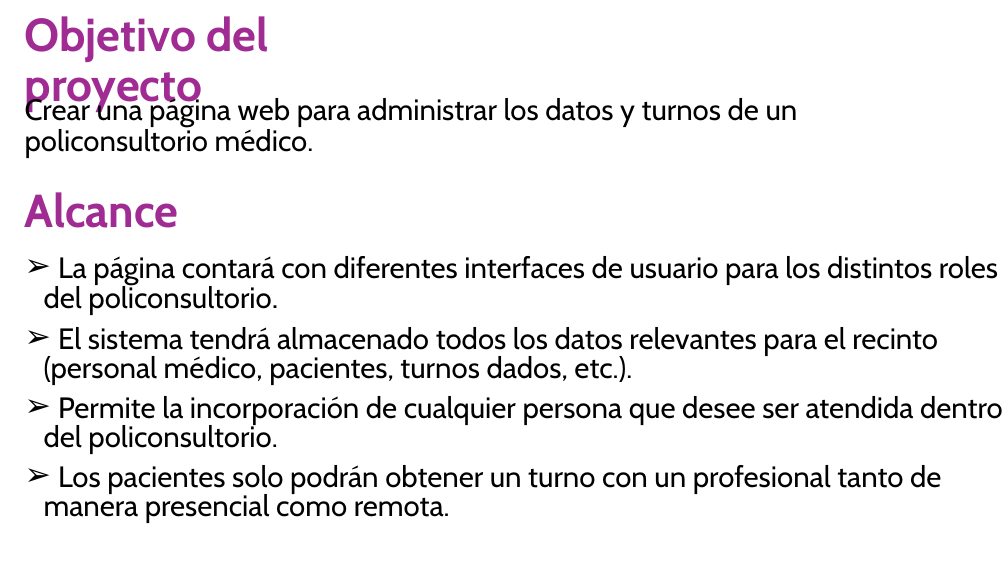
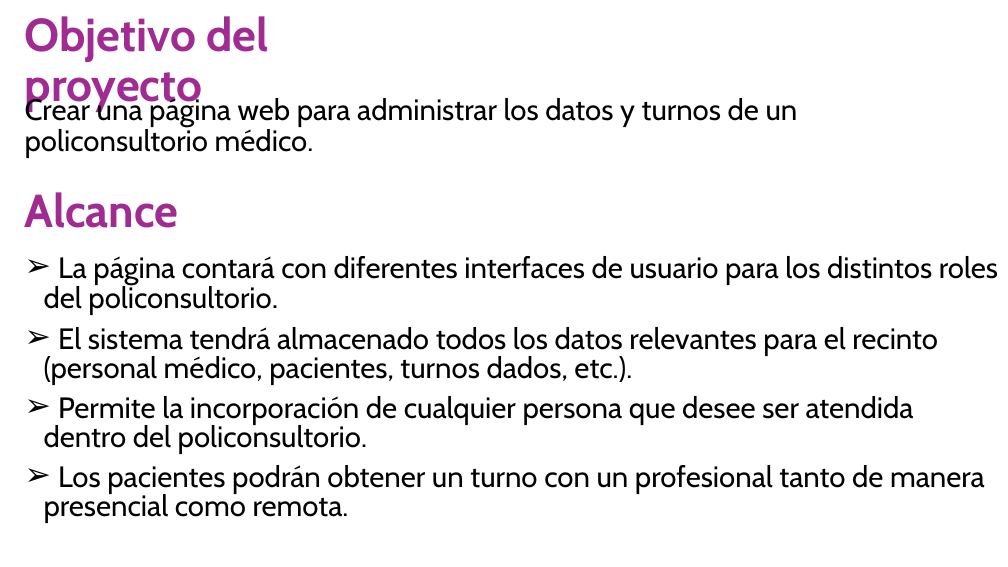
Before and after one commit to JBBallini/Policonsultorio-Medico, a slide deck: slide 2 of Documentos/Presentacion2 - S.G.A.P.pptx. Drawn at 1008x567 pixels with LibreOffice and Linux fonts; fonts in the diff are those of the drawing. Boxes give left, top, right and bottom in pixels: in the first picture for what was removed or moved away, otherwise in the second. Text is boxed around its words. In the diff, an @@ line names an element or a change of style, - is before the commit and + after.

```diff
--- a/Documentos/Presentacion2 - S.G.A.P.pptx
+++ b/Documentos/Presentacion2 - S.G.A.P.pptx
@@ text at [44,465,985,523]: text changed @@
-➢ Los pacientes solo podrán obtener un turno con un profesional tanto de manera presencial como remota.
+➢ Los pacientes podrán obtener un turno con un profesional tanto de manera presencial como remota.
```
Also in this commit, not shown: 2 other slides changed, 1 other file.
